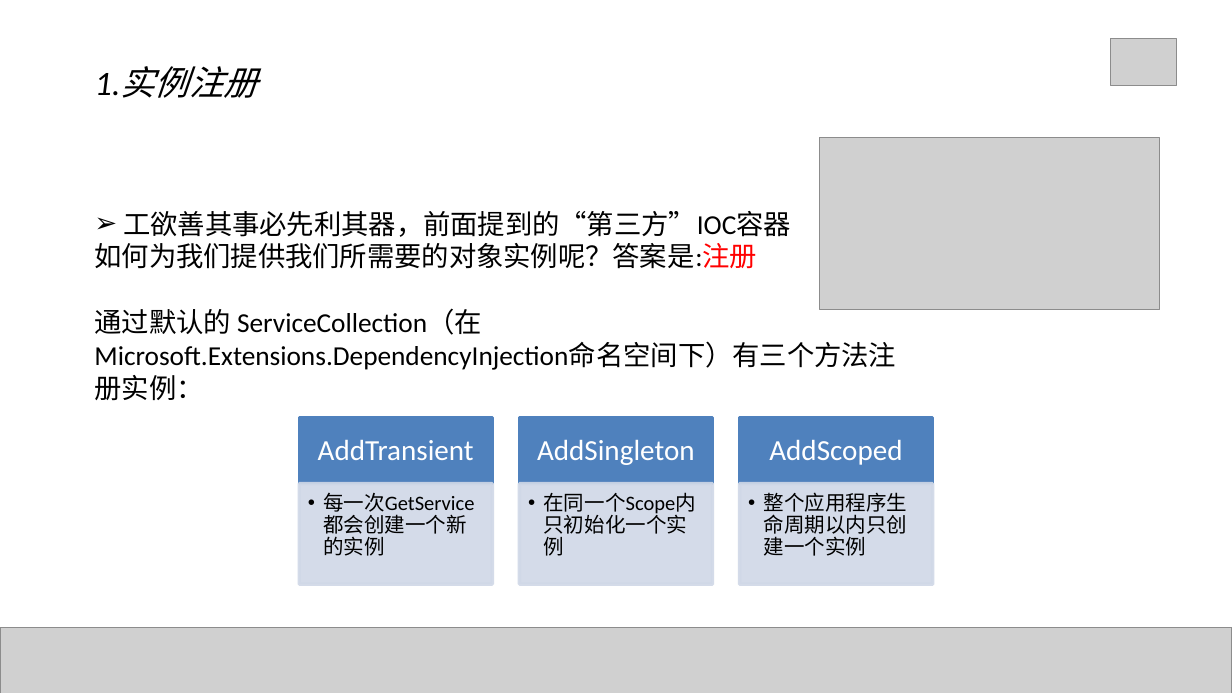
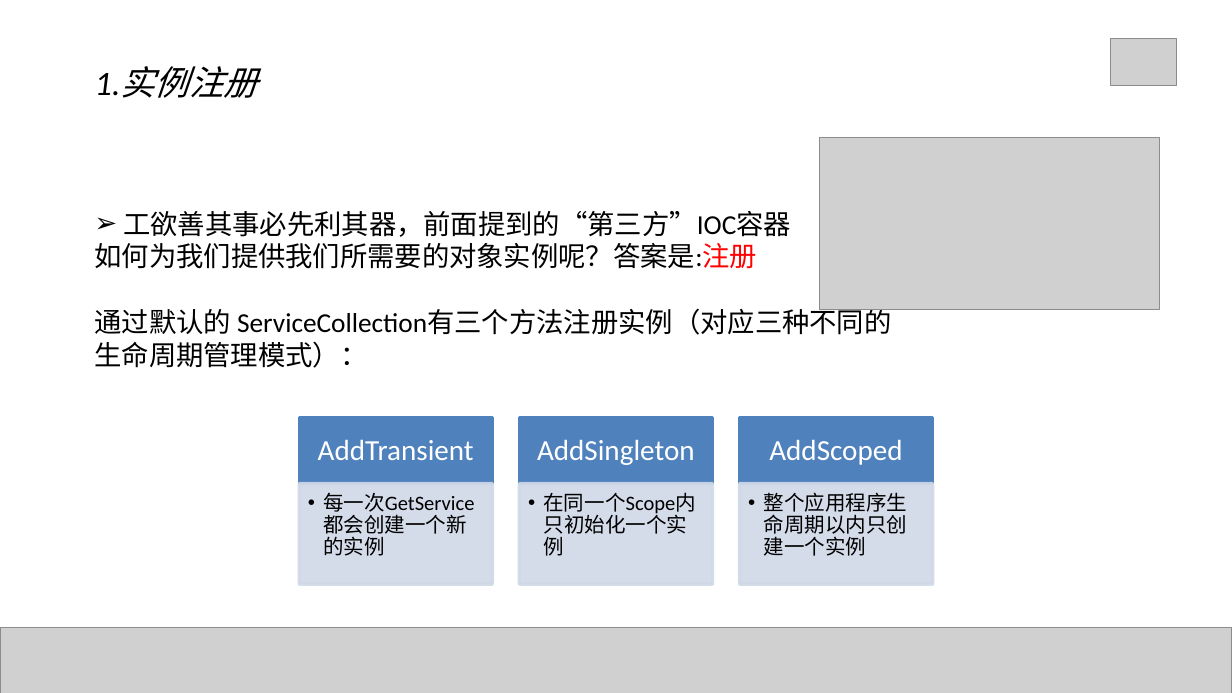
Before and after one commit to Mrchensama/DependenceInjection, a slide deck: slide 22 of 陈胡-依赖注入.pptx (slide 14 before the commit). Drawn at 1232x693 pixels with LibreOffice and Linux fonts; fonts in the diff are those of the drawing; grey boxes stand for pictures. Boxes give left, top, right and bottom in pixels: in the first picture for what was removed or moved away, otherwise in the second. Text is boxed around its words. In the diff, an @@ line names an element or a change of style, - is before the commit and + after.

```diff
--- a/陈胡-依赖注入.pptx
+++ b/陈胡-依赖注入.pptx
@@ text at box(94, 309, 891, 368): text changed @@
-通过默认的 ServiceCollection（在Microsoft.Extensions.DependencyInjection命名空间下）有三个方法注册实例：
+通过默认的 ServiceCollection有三个方法注册实例（对应三种不同的生命周期管理模式）：
```
Also in this commit, not shown: 7 other slides changed, 14 slides added, 4 slides removed, 5 other files.
